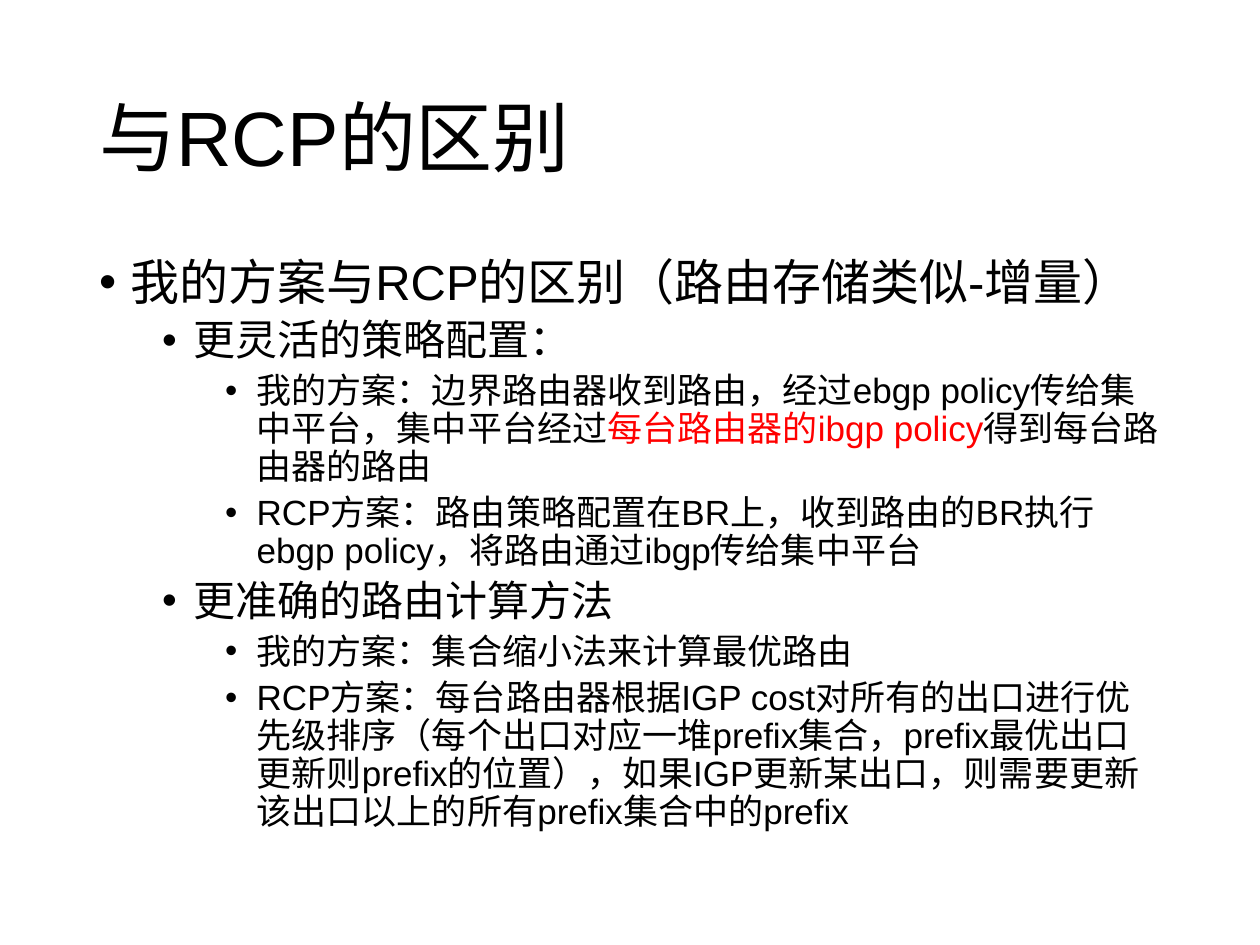
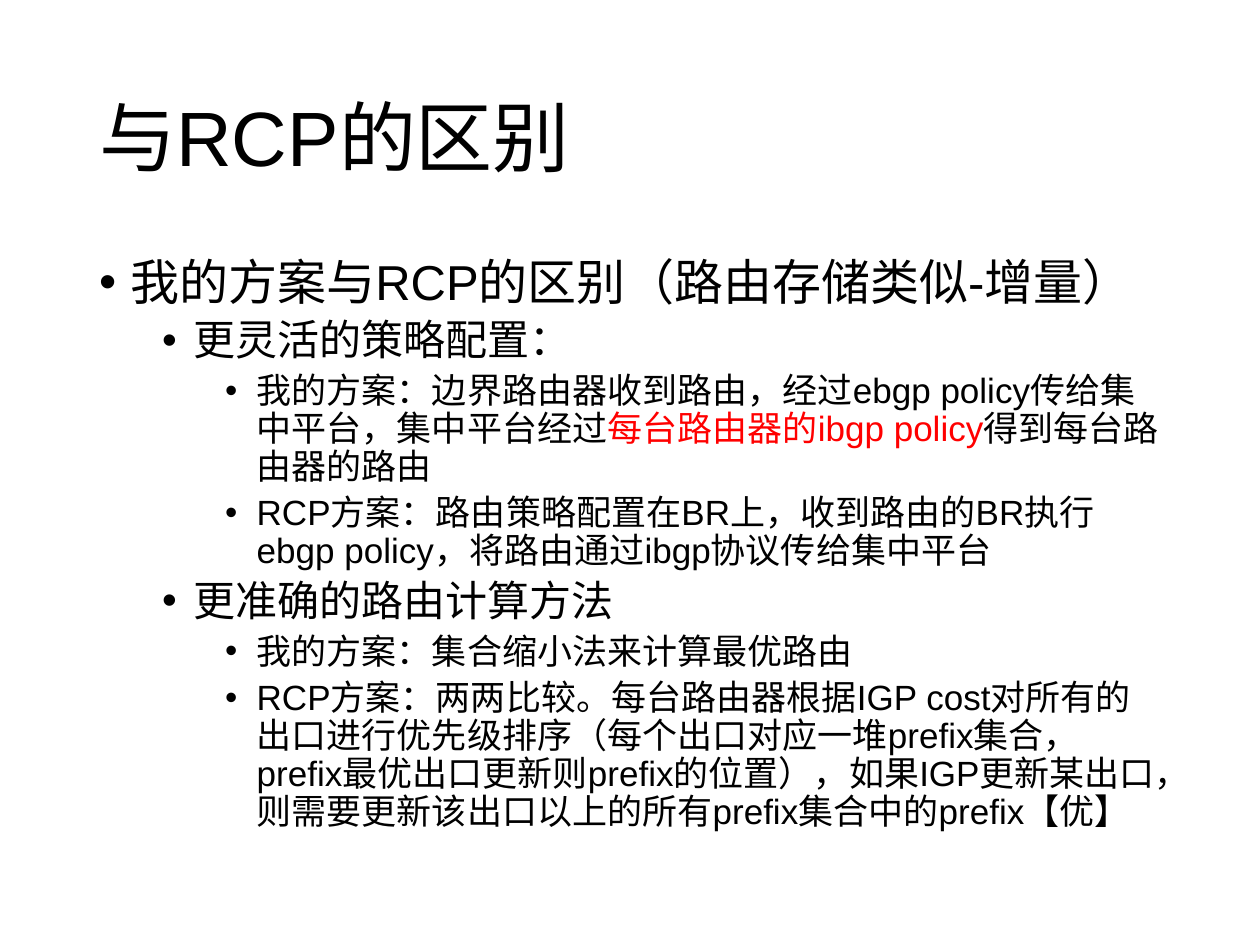
Before and after one commit to wangqing93/ibgp_exp, a slide deck: slide 13 of doc/毕设阶段讨论4.pptx (slide 11 before the commit). Drawn at 1260x945 pixels with LibreOffice and Linux fonts; fonts in the diff are those of the drawing. Boxes give left, top, right and bottom in pixels: in the first picture for what was removed or moved away, otherwise in the second. Text is boxed around its words. In the diff, an @@ line names an element or a change of style, - is before the commit and + after.

```diff
--- a/doc/毕设阶段讨论4.pptx
+++ b/doc/毕设阶段讨论4.pptx
@@ text at [257, 497, 1095, 570]: text changed @@
-    • RCP方案：路由策略配置在BR上，收到路由的BR执行ebgp policy，将路由通过ibgp传给集中平台
+    • RCP方案：路由策略配置在BR上，收到路由的BR执行ebgp policy，将路由通过ibgp协议传给集中平台
@@ text at [257, 682, 1190, 832]: text changed @@
-    • RCP方案：每台路由器根据IGP cost对所有的出口进行优先级排序（每个出口对应一堆prefix集合，prefix最优出口更新则prefix的位置），如果IGP更新某出口，则需要更新该出口以上的所有prefix集合中的prefix
+    • RCP方案：两两比较。每台路由器根据IGP cost对所有的出口进行优先级排序（每个出口对应一堆prefix集合，prefix最优出口更新则prefix的位置），如果IGP更新某出口，则需要更新该出口以上的所有prefix集合中的prefix【优】
```
Also in this commit, not shown: 8 other slides changed, 4 slides added, 1 other file.
